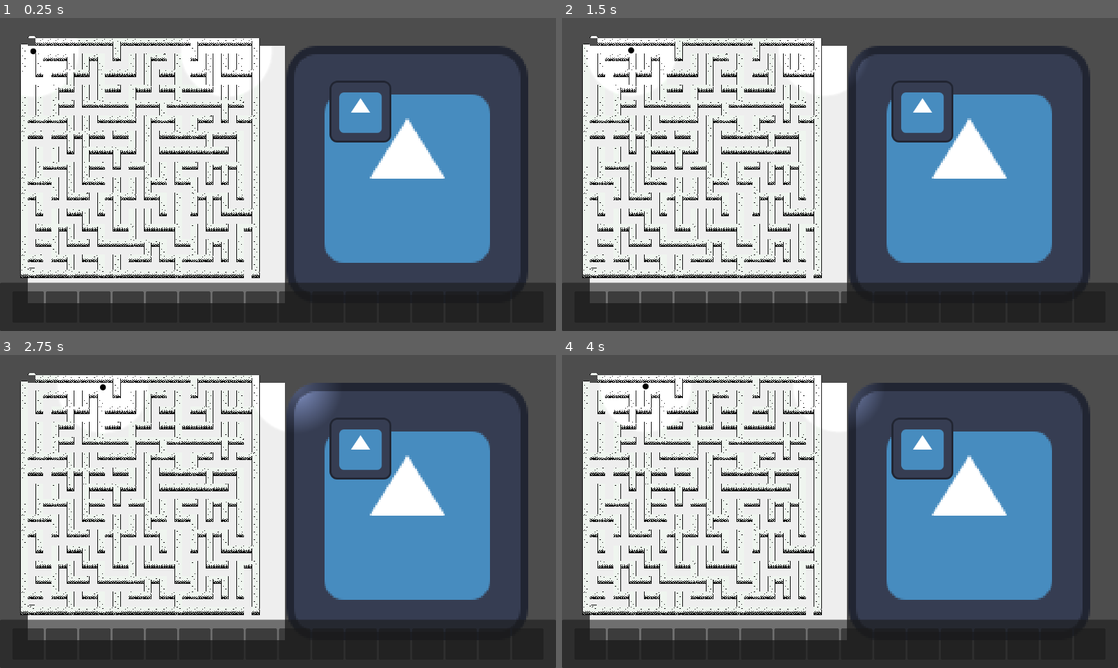
Above: before the commit, frames 1-4 (two rows, left to right).
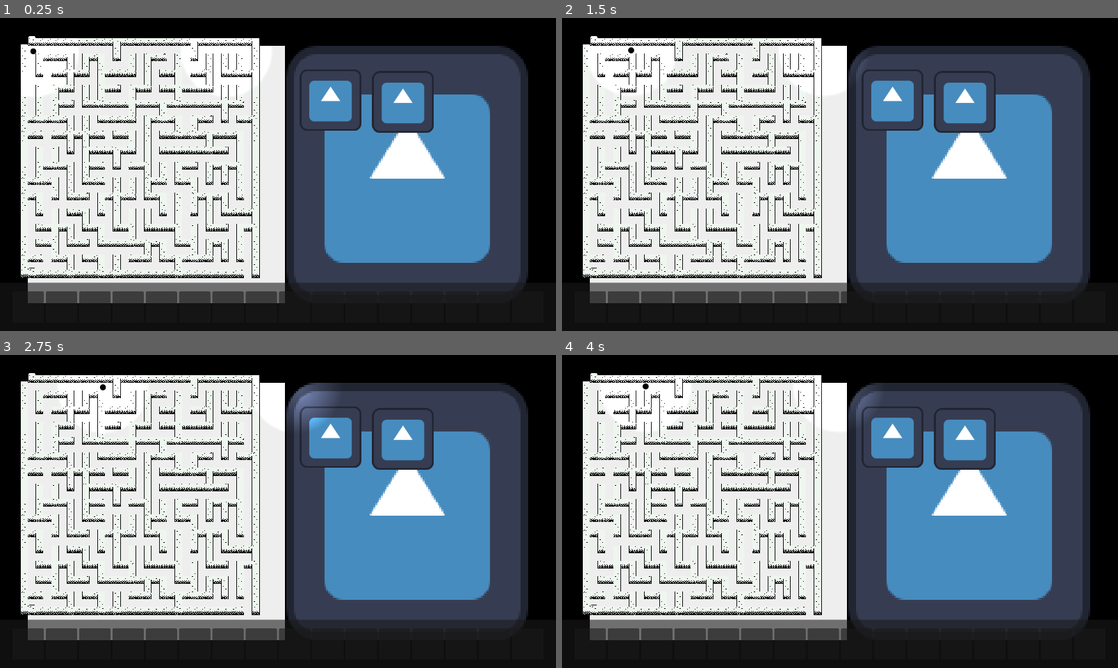
Above: after the commit, the same moments.

Repository: EAinsley/whispers
Game: Godot game, scene res://Scene/first.tscn
Two runs of this game, one before a commit and one after it. Both use one fixed random seed, a clock stepped at 60 frames per second and the inputs below. This scene is started directly instead of the project's main scene. The engine's default icon, where the game draws it, is replaced by a stand-in: a white triangle on a blue panel in a dark square.
Inputs (mouse positions are in pixels of both pictures, inside the frame that each line leads up to):
- Up to frame 1 (0.25 s): no input
- Up to frame 2 (1.5 s): tap Enter at 0.5 s; move the mouse to (589, 305) at 0.52 s; press the mouse at (589, 305) at 0.53 s; hold D (move_right) 0.53-1.28 s; move the mouse to (623, 305) at 1.27 s; release the mouse at (623, 305) at 1.28 s; hold S (move_down) from 1.28 s (still down); click (623, 305) at 1.35 s
- Up to frame 3 (2.75 s): tap Space at 2 s; move the mouse to (94, 642) at 2.02 s; release S (move_down) at 2.03 s; press the mouse at (94, 642) at 2.03 s; hold D (move_right) from 2.03 s (still down)
- Up to frame 4 (4 s): move the mouse to (689, 642) at 2.77 s; release D (move_right) at 2.78 s; release the mouse at (689, 642) at 2.78 s; hold W (move_up) 2.78-3.53 s; click (689, 642) at 2.85 s; tap Enter at 3.5 s; move the mouse to (723, 642) at 3.52 s; press the mouse at (723, 642) at 3.53 s; hold A (move_left) from 3.53 s (still down)

The runs differ from the first frame. In frame 1, 22% of the frame differs, in the area x 0-100%, y 0-100%; in frame 2, 22%; in frame 3, 22%; in frame 4, 22%.

Commit message:
Hurry up

Diff:
--- a/Prefabs/collectables.gd
+++ b/Prefabs/collectables.gd
@@ -5,7 +5,7 @@
 
 var is_clickable := false
 var item_menu_scene: PackedScene = preload("res://Prefabs/item_information_menu.tscn")
-
+var diary_menu_scene: PackedScene = preload("res://Prefabs/diary_information_menu.tscn")
 
 func set_clickable(clickable):
 	is_clickable = clickable
@@ -18,7 +18,13 @@
 		queue_free()
 
 func create_item_menu() -> void:
-	var item_menu: ItemInformationMenu = item_menu_scene.instantiate()
-	get_tree().get_first_node_in_group("ui_layer").add_child(item_menu)
-	if item:
+	if !item:
+		return
+	if item.id == "":
+		var item_menu: ItemInformationMenu = item_menu_scene.instantiate()
+		get_tree().get_first_node_in_group("ui_layer").add_child(item_menu)
 		item_menu.set_item(item)
+	else:
+		var diary_menu: DiaryInformationMenu = diary_menu_scene.instantiate()
+		get_tree().get_first_node_in_group("ui_layer").add_child(diary_menu)
+		diary_menu.set_item_onetime(item)
--- a/Prefabs/collectables.tscn
+++ b/Prefabs/collectables.tscn
@@ -8,7 +8,10 @@
 script = ExtResource("3_vg2l4")
 icon = ExtResource("1_vr34v")
 name = "Item 1"
-description = "This is the description"
+id = ""
+size = 1
+index = 1
+item_description = ""
 
 [sub_resource type="RectangleShape2D" id="RectangleShape2D_5cnhv"]
 size = Vector2(131, 132)
--- /dev/null
+++ b/Prefabs/diary_information_menu.tscn
@@ -0,0 +1,113 @@
+[gd_scene load_steps=2 format=3 uid="uid://bbs8dkismorib"]
+
+[ext_resource type="Script" path="res://Scripts/diary_information_menu.gd" id="1_j67ie"]
+
+[node name="Control" type="Control"]
+layout_mode = 3
+anchors_preset = 15
+anchor_right = 1.0
+anchor_bottom = 1.0
+grow_horizontal = 2
+grow_vertical = 2
+script = ExtResource("1_j67ie")
+
+[node name="Panel" type="Panel" parent="."]
+layout_mode = 1
+anchors_preset = -1
+anchor_left = 0.3
+anchor_top = 0.15
+anchor_right = 0.7
+anchor_bottom = 0.731
+offset_left = 0.447998
+offset_top = -0.312012
+offset_bottom = 0.311981
+grow_horizontal = 2
+grow_vertical = 2
+
+[node name="ItemExplanation" type="Label" parent="Panel"]
+unique_name_in_owner = true
+layout_mode = 1
+anchors_preset = -1
+anchor_left = 0.05
+anchor_top = 0.2
+anchor_right = 0.95
+anchor_bottom = 0.9
+grow_horizontal = 2
+grow_vertical = 2
+text = "Date: April 3, 2021
+
+HilBerry Camp was once my greatest achievement, attracting countless people to learn and explore. However, the discovery in the coral reef changed everything. I began seeing those indescribable things in my dreams. They aren’t just hallucinations but some kind of supernatural presence, gradually consuming our sanity.
+"
+vertical_alignment = 1
+autowrap_mode = 2
+
+[node name="ItemName" type="Label" parent="Panel"]
+unique_name_in_owner = true
+layout_mode = 1
+anchors_preset = -1
+anchor_right = 1.0
+anchor_bottom = 0.2
+text = "Item Name"
+horizontal_alignment = 1
+vertical_alignment = 1
+
+[node name="CenterContainer" type="CenterContainer" parent="."]
+layout_mode = 1
+anchors_preset = 15
+anchor_right = 1.0
+anchor_bottom = 1.0
+grow_horizontal = 2
+grow_vertical = 2
+
+[node name="CloseButton" type="Button" parent="."]
+layout_mode = 1
+anchors_preset = -1
+anchor_left = 0.5
+anchor_top = 0.732
+anchor_right = 0.5
+anchor_bottom = 0.732
+offset_left = -25.0
+offset_top = -15.5
+offset_right = 25.0
+offset_bottom = 15.5
+grow_horizontal = 2
+grow_vertical = 2
+text = "Close"
+
+[node name="LeftButton" type="Button" parent="."]
+unique_name_in_owner = true
+layout_mode = 1
+anchors_preset = -1
+anchor_left = 0.5
+anchor_top = 0.732
+anchor_right = 0.5
+anchor_bottom = 0.732
+offset_left = -50.0
+offset_top = -15.5
+offset_right = -50.0
+offset_bottom = 15.5
+grow_horizontal = 2
+grow_vertical = 2
+disabled = true
+text = "<"
+
+[node name="RightButton" type="Button" parent="."]
+unique_name_in_owner = true
+layout_mode = 1
+anchors_preset = -1
+anchor_left = 0.5
+anchor_top = 0.732
+anchor_right = 0.5
+anchor_bottom = 0.732
+offset_left = 50.0
+offset_top = -15.5
+offset_right = 50.0
+offset_bottom = 15.5
+grow_horizontal = 2
+grow_vertical = 2
+disabled = true
+text = ">"
+
+[connection signal="pressed" from="CloseButton" to="." method="_on_close_button_pressed"]
+[connection signal="pressed" from="LeftButton" to="." method="_on_left_button_pressed"]
+[connection signal="pressed" from="RightButton" to="." method="_on_right_button_pressed"]
--- a/Prefabs/inventory_manager.gd
+++ b/Prefabs/inventory_manager.gd
@@ -14,8 +14,12 @@
 		inventory_grid_container.add_child(grid)
 
 func add_item(item: ItemResorce) -> void:
-	print("add item: ", item)
-	item_list[item_count].item = item
+	if item.id != "":
+		for i in item_count:
+			if item_list[i].id == item.id:
+				item_list[i].set_item(item)
+				return
+	item_list[item_count].set_item(item)
 	print(item_list[item_count])
 	item_list[item_count].connect("gui_input", item_list[item_count]._on_margin_container_gui_input)
 	item_count += 1
--- a/Prefabs/item_information_menu.gd
+++ b/Prefabs/item_information_menu.gd
@@ -8,8 +8,8 @@
 func set_item(item:ItemResorce) -> void:
 		if item.icon:
 			_item_picture.texture = item.icon
-		if item.description:
-			_item_explanation.text = item.description
+		if item.item_description:
+			_item_explanation.text = item.item_description
 		if item.name:
 			_item_name.text = item.name
 
--- a/Prefabs/item_information_menu.tscn
+++ b/Prefabs/item_information_menu.tscn
@@ -4,6 +4,7 @@
 [ext_resource type="Texture2D" uid="uid://c6atas75aon8k" path="res://icon.svg" id="2_u2b2v"]
 
 [node name="ItemMenu" type="CanvasLayer"]
+layer = 2
 script = ExtResource("1_x8bqp")
 
 [node name="Control" type="Control" parent="."]
@@ -19,13 +20,12 @@
 [node name="Panel" type="Panel" parent="Control"]
 layout_mode = 1
 anchors_preset = -1
-anchor_left = 0.326
-anchor_top = 0.269
-anchor_right = 0.674
+anchor_left = 0.3
+anchor_top = 0.15
+anchor_right = 0.7
 anchor_bottom = 0.731
 offset_left = 0.447998
 offset_top = -0.312012
-offset_right = -0.447998
 offset_bottom = 0.311981
 grow_horizontal = 2
 grow_vertical = 2
@@ -36,22 +36,25 @@
 anchors_preset = -1
 anchor_top = 0.2
 anchor_right = 1.0
-anchor_bottom = 0.62
+anchor_bottom = 0.5
 texture = ExtResource("2_u2b2v")
-stretch_mode = 3
+expand_mode = 1
+stretch_mode = 5
 
 [node name="ItemExplanation" type="Label" parent="Control/Panel"]
 unique_name_in_owner = true
 layout_mode = 1
 anchors_preset = -1
-anchor_top = 0.62
-anchor_right = 1.0
+anchor_left = 0.05
+anchor_top = 0.5
+anchor_right = 0.95
 anchor_bottom = 1.0
 grow_horizontal = 2
 grow_vertical = 2
-text = "This is an explanation"
+text = "Lorem ipsum dolor sit amet, consectetur adipiscing elit. "
 horizontal_alignment = 1
 vertical_alignment = 1
+autowrap_mode = 2
 
 [node name="ItemName" type="Label" parent="Control/Panel"]
 unique_name_in_owner = true
--- a/Resources/item_resource.gd
+++ b/Resources/item_resource.gd
@@ -1,6 +1,9 @@
 class_name ItemResorce
 extends Resource
 
-@export var icon:CompressedTexture2D
+@export var icon: CompressedTexture2D
 @export var name: String
-@export_multiline var description: String
+@export var id: String
+@export var size := 1
+@export var index: int = 1
+@export_multiline var item_description: String
--- a/Scene/first.tscn
+++ b/Scene/first.tscn
@@ -1,9 +1,35 @@
-[gd_scene load_steps=5 format=3 uid="uid://cvd7rwpd43gau"]
+[gd_scene load_steps=9 format=3 uid="uid://cvd7rwpd43gau"]
 
 [ext_resource type="Texture2D" uid="uid://c6atas75aon8k" path="res://icon.svg" id="1_2r13h"]
 [ext_resource type="PackedScene" uid="uid://drrqmt5bj4a7g" path="res://Prefabs/maze_generator.tscn" id="1_l0hei"]
+[ext_resource type="PackedScene" uid="uid://cboavjy5ve3m" path="res://Scene/sandbox.tscn" id="2_7la8d"]
 [ext_resource type="PackedScene" uid="uid://ca8oagds2fn3p" path="res://Prefabs/player.tscn" id="2_15j1c"]
 [ext_resource type="PackedScene" uid="uid://cu1oh4bod1qn5" path="res://Prefabs/collectables.tscn" id="3_io2iq"]
+[ext_resource type="Script" path="res://Resources/item_resource.gd" id="6_kgfgy"]
+
+[sub_resource type="Resource" id="Resource_hjete"]
+script = ExtResource("6_kgfgy")
+icon = ExtResource("1_2r13h")
+name = "Name 1"
+id = "diary"
+size = 3
+index = 1
+item_description = "Date: April 3, 2021
+Date: May 9, 2021
+I’ve tried every possible way to seal it off, but it seems to have transcended the physical world. It is no longer confined to where we found it but is instead entering our consciousness through dreams. Every time someone remembers the existence of HilBerry Camp, its power grows. We must make everyone forget this place to completely lock it away.
+
+"
+
+[sub_resource type="Resource" id="Resource_w2csf"]
+script = ExtResource("6_kgfgy")
+icon = ExtResource("1_2r13h")
+name = "Name 3"
+id = "diary"
+size = 3
+index = 3
+item_description = "	Date: May 9, 2021
+I’ve tried every possible way to seal it off, but it seems to have transcended the physical world. It is no longer confined to where we found it but is instead entering our consciousness through dreams. Every time someone remembers the existence of HilBerry Camp, its power grows. We must make everyone forget this place to completely lock it away
+"
 
 [node name="Control" type="Control"]
 layout_mode = 3
@@ -14,11 +40,20 @@
 grow_vertical = 2
 mouse_filter = 1
 
+[node name="ColorRect" type="ColorRect" parent="."]
+layout_mode = 1
+anchors_preset = 15
+anchor_right = 1.0
+anchor_bottom = 1.0
+grow_horizontal = 2
+grow_vertical = 2
+color = Color(0, 0, 0, 1)
+
 [node name="GameLayer" type="CanvasLayer" parent="." groups=["game_layer"]]
 
 [node name="CanvasModulate" type="CanvasModulate" parent="GameLayer"]
 visible = false
-color = Color(0.0142752, 0.0142752, 0.0142752, 1)
+color = Color(0.0475577, 0.0475576, 0.0475576, 1)
 
 [node name="MarginalContainer" type="CenterContainer" parent="GameLayer"]
 anchors_preset = 15
@@ -39,6 +74,7 @@
 color = Color(0.93408, 0.93408, 0.93408, 1)
 
 [node name="MazeGenerator" parent="GameLayer/MarginalContainer/VSeparator/TextureRect" instance=ExtResource("1_l0hei")]
+next_level = ExtResource("2_7la8d")
 
 [node name="TextureRect2" type="TextureRect" parent="GameLayer/MarginalContainer/VSeparator"]
 texture_filter = 1
@@ -55,7 +91,12 @@
 light_radius = 100
 
 [node name="Collectables" parent="GameLayer" instance=ExtResource("3_io2iq")]
-position = Vector2(747, 194)
+position = Vector2(685, 170)
+item = SubResource("Resource_hjete")
+
+[node name="Collectables2" parent="GameLayer" instance=ExtResource("3_io2iq")]
+position = Vector2(835, 174)
+item = SubResource("Resource_w2csf")
 
 [node name="UILayer" type="CanvasLayer" parent="." groups=["ui_layer"]]
 layer = 2
--- /dev/null
+++ b/Scripts/diary_information_menu.gd
@@ -0,0 +1,56 @@
+class_name DiaryInformationMenu
+extends Control
+
+var page_count: int
+var current_page: int = 0
+var names: Array[String]
+var descriptions: Array[String]
+
+@onready var item_explanation: Label = %ItemExplanation
+@onready var item_name: Label = %ItemName
+@onready var left_button: Button = %LeftButton
+@onready var right_button: Button = %RightButton
+
+func set_item(page_count_: int, names_: Array[String], descriptions_: Array[String]) -> void:
+	page_count = page_count_
+	names = names_
+	descriptions = descriptions_
+	current_page = 0
+	show_page(current_page)
+	if page_count > 1:
+		right_button.disabled = false
+
+func set_item_onetime(item: ItemResorce) -> void:
+	descriptions = [item.item_description]
+	names = [item.name]
+	show_page(0)
+	left_button.visible = false
+	right_button.visible = false
+
+
+
+func show_page(index: int) -> void:
+	if !names[index] or names[index] == "":
+		item_name.text = "Unkown"
+		item_explanation.text = "Unkown"
+	else:
+		item_name.text = names[index]
+		item_explanation.text = descriptions[index]
+
+func _on_close_button_pressed() -> void:
+	queue_free()
+
+
+func _on_left_button_pressed() -> void:
+	current_page -= 1
+	if current_page <= 0:
+		left_button.disabled = true
+	show_page(current_page)
+
+
+func _on_right_button_pressed() -> void:
+	current_page += 1
+	left_button.disabled = false
+	if current_page >= page_count - 1:
+		right_button.disabled = true
+	show_page(current_page)
--- a/Scripts/exit.gd
+++ b/Scripts/exit.gd
@@ -1,7 +1,9 @@
+class_name Exit
 extends Area2D
 
 @export var next_level : PackedScene
 
 func _on_body_entered(body: Node2D) -> void:
+	print("exit entered")
 	if next_level and body.is_in_group("player"):
 		get_tree().change_scene_to_packed.bind(next_level).call_deferred()
--- a/Scripts/item_grid.gd
+++ b/Scripts/item_grid.gd
@@ -2,22 +2,40 @@
 extends Control
 
 var item_menu_scene: PackedScene = preload("res://Prefabs/item_information_menu.tscn")
+var diary_menu_scene: PackedScene = preload("res://Prefabs/diary_information_menu.tscn")
+var title : Array[String]
+var description : Array[String]
+var count : int
+var id := ""
+var has_set := false
+
 @onready var icon: TextureRect = %Icon
 
-var item : ItemResorce :
-	set(value):
-		item = value
-		icon.texture = item.icon
-
+var item : ItemResorce
+func set_item(i: ItemResorce) -> void:
+	if !has_set:
+		has_set = true
+		id = i.id
+		count = i.size
+		title.resize(count)
+		description.resize(count)
+		item = i
+	description[i.index - 1] = i.item_description
+	title[i.index - 1] = i.name
+	icon.texture = item.icon
 
 
 func _on_margin_container_gui_input(event: InputEvent) -> void:
-	if event.is_action_pressed("click") and item:
-		var item_menu: ItemInformationMenu = item_menu_scene.instantiate()
-		get_tree().get_first_node_in_group("ui_layer").add_child(item_menu)
-		if item:
+	if event.is_action_pressed("click") and has_set:
+		var ui_layer = get_tree().get_first_node_in_group("ui_layer")
+		if count == 1:
+			var item_menu: ItemInformationMenu = item_menu_scene.instantiate()
+			ui_layer.add_child(item_menu)
 			item_menu.set_item(item)
-
+		else:
+			var diary_menu: DiaryInformationMenu = diary_menu_scene.instantiate()
+			ui_layer.add_child(diary_menu)
+			diary_menu.set_item(count, title, description)
 
 func _on_gui_input(event: InputEvent) -> void:
 	if event.is_action_pressed("click"):
--- a/Scripts/maze_generator.gd
+++ b/Scripts/maze_generator.gd
@@ -1,12 +1,15 @@
+class_name MazeGenerator
 extends TileMapLayer
 
 @export var maze_size := Vector2i(15, 15)
 @export var entrance := Vector2i(0, -1)
 @export var exit := Vector2i(14, 15)
+@export var next_level: PackedScene
 
 var union_parent: Array[int]
 var union_edges: Array[Vector2i]
 var walls : Array[Vector2i]
+@onready var exit_scene: PackedScene = preload("res://Prefabs/exit.tscn")
 
 # Called when the node enters the scene tree for the first time.
 func _ready() -> void:
@@ -15,8 +18,11 @@
 	union_initialize()
 	generate_maze()
 	set_cells_terrain_connect(walls, 0, 0, false)
-	erase_cell(entrance * 2 + Vector2i.DOWN)
-	erase_cell(exit * 2 + Vector2i.UP)
+	set_cells_terrain_connect([exit * 2 + Vector2i.UP, exit * 2 + Vector2i.DOWN, exit * 2 + Vector2i.LEFT, exit * 2 + Vector2i.RIGHT], 0, -1)
+	var exit_node: Exit = exit_scene.instantiate()
+	add_child(exit_node)
+	exit_node.position = map_to_local(exit * 2)
+	exit_node.next_level = next_level
 
 # Union find terrain generator?
 func union_initialize() -> void:
--- a/project.godot
+++ b/project.godot
@@ -13,6 +13,7 @@
 config/name="SpookyGameJam"
 run/main_scene="res://Scene/sandbox.tscn"
 config/features=PackedStringArray("4.3", "Forward Plus")
+boot_splash/bg_color=Color(0, 0, 0, 1)
 config/icon="res://icon.svg"
 
 [autoload]
@@ -65,3 +66,7 @@
 2d_physics/layer_1="player"
 2d_physics/layer_2="Collectable"
 2d_physics/layer_3="wall"
+
+[rendering]
+
+reflections/bg_color=Color(0.14, 0.14, 0.14, 1)
